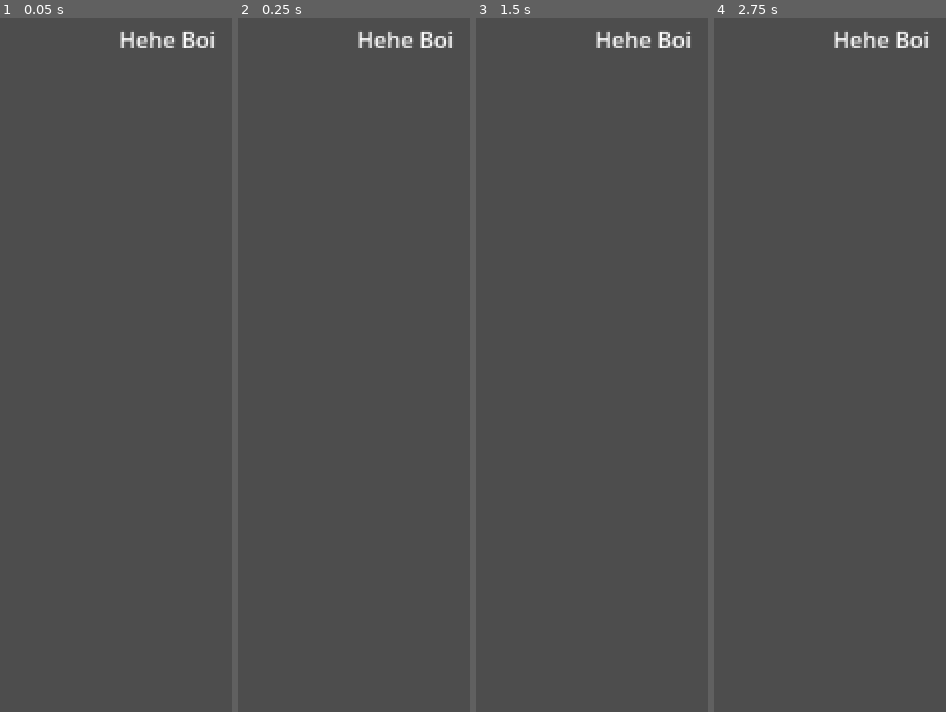
Above: before the commit, frames 1-4 (left to right).
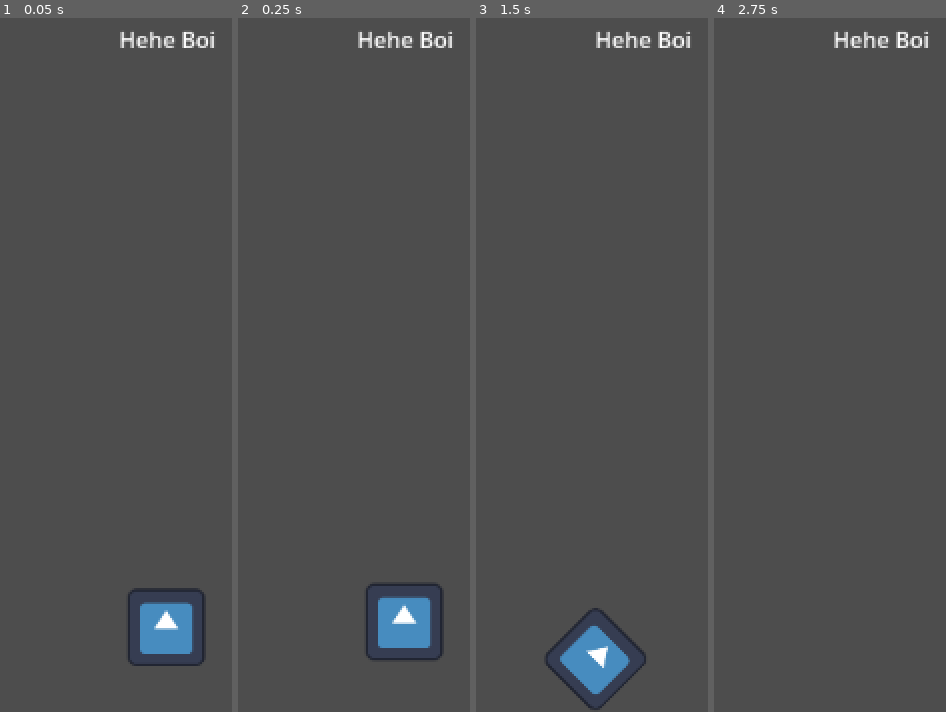
Above: after the commit, the same moments.

Repository: elias-bina/the-tipping-point
Game: Godot game, scene res://Level1.tscn
The game is run twice, just before and just after one commit, with the same random seed, the same clock (stepped at 60 frames per second) and the same inputs. Before the commit the project has no main scene; this scene is started directly in both runs. The engine's default icon, where the game draws it, is replaced by a stand-in: a white triangle on a blue panel in a dark square.
Inputs:
- Up to frame 1 (0.05 s): no input
- Up to frame 2 (0.25 s): no input
- Up to frame 3 (1.5 s): hold Right (ui_right) 0.53-1.28 s; hold Down (ui_down) from 1.28 s (still down)
- Up to frame 4 (2.75 s): tap Enter at 2 s; release Down (ui_down) at 2.03 s; hold Right (ui_right) from 2.03 s (still down)

The runs differ from the first frame. In frame 1, 2.3% of the frame differs, in the area x 55-89%, y 82-94%; in frame 2, 2.2%; in frame 3, 2.3%; in frame 4, nothing differs.

Commit message:
Test movement

Diff:
--- a/Level1.tscn
+++ b/Level1.tscn
@@ -1,6 +1,8 @@
-[gd_scene load_steps=2 format=3 uid="uid://ct1b7aquoduie"]
+[gd_scene load_steps=4 format=3 uid="uid://ct1b7aquoduie"]
 
 [ext_resource type="Texture2D" uid="uid://dwcubel1h17cq" path="res://Isaac's_Room_1.webp" id="1_sdw6h"]
+[ext_resource type="Script" path="res://normal-man.gd" id="2_21gp4"]
+[ext_resource type="Texture2D" uid="uid://w5pfh0j6ss24" path="res://icon.svg" id="2_iir3x"]
 
 [node name="Node2D" type="Node2D"]
 
@@ -15,3 +17,9 @@
 offset_right = 610.0
 offset_bottom = 174.0
 text = "Hehe Boi"
+
+[node name="Sprite2D" type="Sprite2D" parent="."]
+position = Vector2(574, 588)
+scale = Vector2(0.4375, 0.4375)
+texture = ExtResource("2_iir3x")
+script = ExtResource("2_21gp4")
--- /dev/null
+++ b/normal-man.gd
@@ -0,0 +1,55 @@
+extends Sprite2D
+
+func _init() -> void:
+	print("Te mere en slip")
+
+const min_speed = 50
+const max_speed = 400
+const acceleration_frames = 10
+
+var speed = 20
+var prev_speed = min_speed
+var target_speed = min_speed
+
+var accelerate = false
+var decelerate = false
+
+var angular_speed = PI * 3
+
+func _process(delta: float) -> void:
+	var direction = 0
+	if Input.is_action_pressed("ui_left"):
+		direction = -1
+	if Input.is_action_pressed("ui_right"):
+		direction = 1
+
+
+	if Input.is_action_pressed("ui_up"):
+		if not accelerate:
+			prev_speed = speed
+			target_speed = max_speed
+			decelerate = false
+			accelerate = true
+	else:
+		if Input.is_action_pressed("ui_down"):
+			if not decelerate:
+				prev_speed = speed
+				target_speed = -max_speed
+				decelerate = true
+				accelerate = false
+		else:
+			if accelerate or decelerate:
+				prev_speed = speed
+				target_speed = min_speed
+				decelerate = false
+				accelerate = false
+
+
+	if speed != target_speed:
+		speed += (target_speed - prev_speed) / acceleration_frames
+
+
+	rotation += angular_speed * direction * delta
+
+	var velocity = Vector2.UP.rotated(rotation) * speed
+	position += velocity * delta
--- a/project.godot
+++ b/project.godot
@@ -11,6 +11,7 @@
 [application]
 
 config/name="The tipping point"
+run/main_scene="res://Level1.tscn"
 config/features=PackedStringArray("4.3", "GL Compatibility")
 config/icon="res://icon.svg"
 
